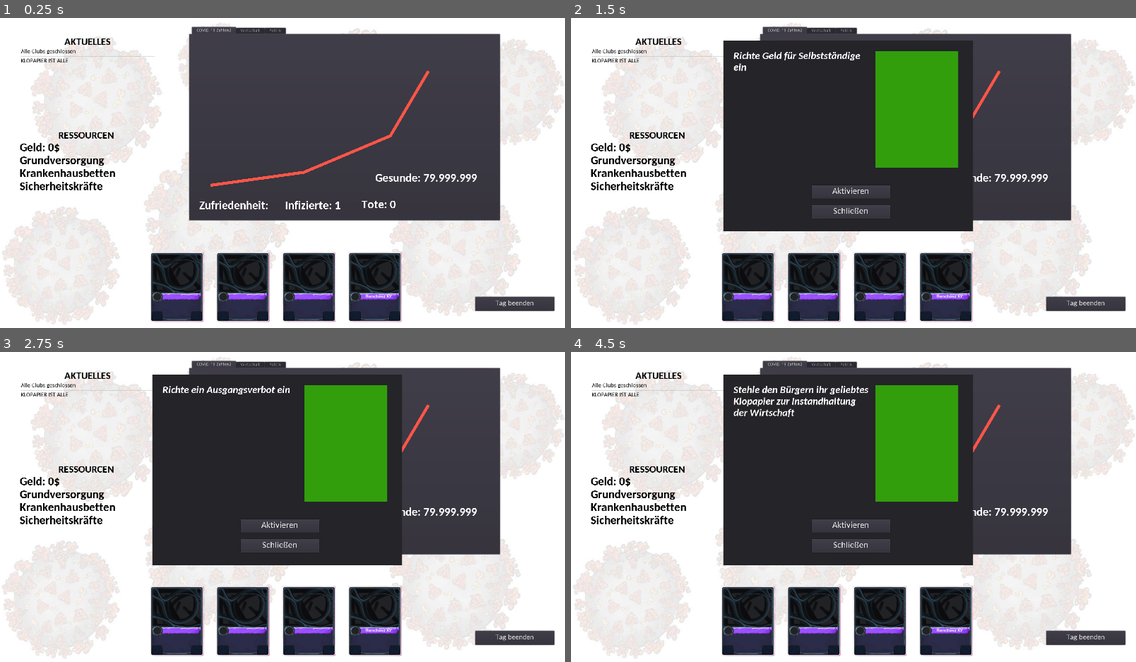
Above: before the commit, frames 1-4 (two rows, left to right).
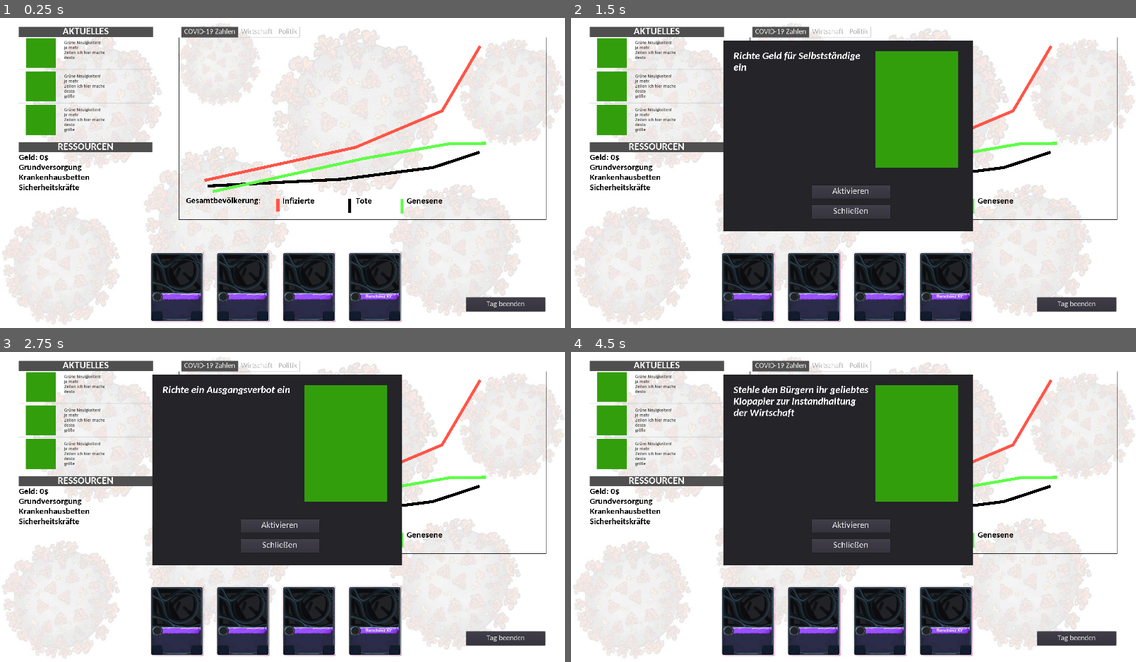
Above: after the commit, the same moments.

Repository: Cards-against-Corona/Cards-against-Corona
Game: Godot game, scene res://Scenes and Scripts/Game.tscn
The game is run twice, just before and just after one commit, with the same random seed, the same clock (stepped at 60 frames per second) and the same inputs.
Inputs (mouse positions are in pixels of both pictures, inside the frame that each line leads up to):
- Up to frame 1 (0.25 s): no input
- Up to frame 2 (1.5 s): click (746, 287) at 0.5 s; click (813, 287) at 1.25 s
- Up to frame 3 (2.75 s): click (310, 621) at 2 s
- Up to frame 4 (4.5 s): click "Handlung XY" at 2.75 s; click "Aktivieren" at 3.5 s; click (746, 621) at 4.25 s

The runs differ from the first frame. In frame 1, 38% of the frame differs, in the area x 3-99%, y 2-95%; in frame 2, 17%; in frame 3, 17%; in frame 4, 17%.

Commit message:
Styling and tests with elements

Diff:
--- a/Scenes and Scripts/Game.tscn
+++ b/Scenes and Scripts/Game.tscn
@@ -1,7 +1,8 @@
-[gd_scene load_steps=10 format=2]
+[gd_scene load_steps=17 format=2]
 
 [ext_resource path="res://Scenes and Scripts/Karten.tscn" type="PackedScene" id=1]
 [ext_resource path="res://Assets/Background_Viren.jpg" type="Texture" id=2]
+[ext_resource path="res://Assets/Green.png" type="Texture" id=3]
 [ext_resource path="res://Assets/Fonts/Carlito-Bold.ttf" type="DynamicFontData" id=6]
 [ext_resource path="res://Assets/Fonts/Carlito-Regular.ttf" type="DynamicFontData" id=7]
 [ext_resource path="res://Scenes and Scripts/Game.gd" type="Script" id=8]
@@ -10,20 +11,54 @@
 size = 25
 font_data = ExtResource( 7 )
 
+[sub_resource type="StyleBoxFlat" id=5]
+content_margin_left = 10.0
+content_margin_right = 10.0
+bg_color = Color( 0.313726, 0.313726, 0.313726, 1 )
+
+[sub_resource type="StyleBoxFlat" id=6]
+content_margin_left = 10.0
+content_margin_right = 10.0
+bg_color = Color( 0, 0, 0, 0 )
+border_width_left = 1
+border_width_top = 1
+border_width_right = 1
+border_width_bottom = 1
+
+[sub_resource type="StyleBoxFlat" id=7]
+bg_color = Color( 0.6, 0.6, 0.6, 0 )
+border_width_left = 1
+border_width_top = 1
+border_width_right = 1
+border_width_bottom = 1
+border_color = Color( 0, 0, 0, 1 )
+
+[sub_resource type="DynamicFont" id=8]
+size = 25
+font_data = ExtResource( 7 )
+
 [sub_resource type="DynamicFont" id=1]
-size = 40
+size = 29
 font_data = ExtResource( 6 )
+
+[sub_resource type="Theme" id=9]
+
+[sub_resource type="StyleBoxFlat" id=10]
+bg_color = Color( 0.313726, 0.313726, 0.313726, 1 )
 
 [sub_resource type="DynamicFont" id=3]
 size = 34
 font_data = ExtResource( 6 )
 
-[sub_resource type="DynamicFont" id=4]
-size = 20
-font_data = ExtResource( 7 )
+[sub_resource type="StyleBoxFlat" id=11]
+bg_color = Color( 0.313726, 0.313726, 0.313726, 1 )
 
 [node name="Game" type="Node2D"]
 script = ExtResource( 8 )
+__meta__ = {
+"_edit_horizontal_guides_": [ 56.0, 712.0, 1024.0 ],
+"_edit_vertical_guides_": [ 64.0, 1856.0 ]
+}
 
 [node name="Sprite" type="Sprite" parent="."]
 position = Vector2( -8.63391, -36.6941 )
@@ -41,10 +76,10 @@
 }
 
 [node name="Button" type="Button" parent="Control"]
-margin_left = 1615.19
-margin_top = 976.492
-margin_right = 1884.19
-margin_bottom = 1024.49
+margin_left = 1583.68
+margin_top = 978.038
+margin_right = 1852.68
+margin_bottom = 1026.04
 custom_fonts/font = SubResource( 2 )
 text = "Tag beenden"
 __meta__ = {
@@ -54,68 +89,101 @@
 [node name="TabContainer" type="TabContainer" parent="Control"]
 anchor_left = 0.00170248
 anchor_right = 0.00170248
-margin_left = 641.946
-margin_top = 59.1617
-margin_right = 1695.95
-margin_bottom = 715.162
+margin_left = 606.149
+margin_top = 58.0
+margin_right = 1854.15
+margin_bottom = 714.0
+custom_styles/tab_fg = SubResource( 5 )
+custom_styles/tab_bg = SubResource( 6 )
+custom_styles/panel = SubResource( 7 )
+custom_fonts/font = SubResource( 8 )
 tab_align = 0
 __meta__ = {
 "_edit_use_anchors_": false
 }
 
-[node name="COVID-19 Zahlen2" type="Control" parent="Control/TabContainer"]
+[node name="COVID-19 Zahlen" type="Control" parent="Control/TabContainer"]
 anchor_right = 1.0
 anchor_bottom = 1.0
-margin_left = 4.0
-margin_top = 32.0
-margin_right = -4.0
-margin_bottom = -4.0
-
-[node name="Line2D" type="Line2D" parent="Control/TabContainer/COVID-19 Zahlen2"]
-position = Vector2( 67.4633, 505.989 )
-points = PoolVector2Array( 0, 0, 316.836, -44.0809, 611.084, -168.072, 740.627, -388.296 )
+margin_left = 1.0
+margin_top = 37.0
+margin_right = -1.0
+margin_bottom = -1.0
+
+[node name="Line2D_infizierte" type="Line2D" parent="Control/TabContainer/COVID-19 Zahlen"]
+position = Vector2( 282.135, 417.159 )
+points = PoolVector2Array( -196.475, 68.3441, 316.836, -44.0809, 611.084, -168.072, 740.627, -388.296 )
 default_color = Color( 1, 0.337255, 0.286275, 1 )
 
-[node name="Ansehen" type="Label" parent="Control/TabContainer/COVID-19 Zahlen2"]
-margin_left = 28.7339
-margin_top = 556.565
-margin_right = 501.734
-margin_bottom = 596.565
-custom_fonts/font = SubResource( 1 )
-text = "Zufriedenheit:"
-__meta__ = {
-"_edit_use_anchors_": false
-}
-
-[node name="Ansehen2" type="Label" parent="Control/TabContainer/COVID-19 Zahlen2"]
-margin_left = 320.128
-margin_top = 557.396
-margin_right = 793.128
-margin_bottom = 597.396
-custom_fonts/font = SubResource( 1 )
-text = "Infizierte: 1"
-__meta__ = {
-"_edit_use_anchors_": false
-}
-
-[node name="Ansehen3" type="Label" parent="Control/TabContainer/COVID-19 Zahlen2"]
-margin_left = 581.302
-margin_top = 553.91
-margin_right = 1054.3
-margin_bottom = 593.91
-custom_fonts/font = SubResource( 1 )
-text = "Tote: 0"
-__meta__ = {
-"_edit_use_anchors_": false
-}
-
-[node name="Ansehen4" type="Label" parent="Control/TabContainer/COVID-19 Zahlen2"]
-margin_left = 626.631
-margin_top = 464.084
-margin_right = 1099.63
-margin_bottom = 504.084
-custom_fonts/font = SubResource( 1 )
-text = "Gesunde: 79.999.999"
+[node name="Legende_infizierte" type="Line2D" parent="Control/TabContainer/COVID-19 Zahlen"]
+position = Vector2( 530.335, 510.234 )
+points = PoolVector2Array( -194.99, 81.0343, -194.99, 37.821 )
+default_color = Color( 1, 0.337255, 0.286275, 1 )
+
+[node name="Line2D_Tote" type="Line2D" parent="Control/TabContainer/COVID-19 Zahlen"]
+position = Vector2( 293.018, 436.204 )
+points = PoolVector2Array( -196.475, 68.3441, 259.684, 45.264, 569.086, 5.59723, 727.753, -46.7631 )
+default_color = Color( 0, 0, 0, 1 )
+
+[node name="Legende_Tote2" type="Line2D" parent="Control/TabContainer/COVID-19 Zahlen"]
+position = Vector2( 775.013, 512.659 )
+points = PoolVector2Array( -195.9, 83.0417, -195.9, 34.2882 )
+default_color = Color( 0, 0, 0, 1 )
+
+[node name="Line2D_Genesene" type="Line2D" parent="Control/TabContainer/COVID-19 Zahlen"]
+position = Vector2( 309.343, 455.25 )
+points = PoolVector2Array( -196.475, 68.3441, 316.836, -44.0809, 608.295, -94.3685, 733.642, -95.9551 )
+default_color = Color( 0.376471, 1, 0.286275, 1 )
+
+[node name="Legende_Genesene2" type="Line2D" parent="Control/TabContainer/COVID-19 Zahlen"]
+position = Vector2( 954.219, 509.543 )
+points = PoolVector2Array( -196.475, 88.3733, -196.712, 38.5117 )
+default_color = Color( 0.376471, 1, 0.286275, 1 )
+
+[node name="Ansehen" type="Label" parent="Control/TabContainer/COVID-19 Zahlen"]
+margin_left = 23.0
+margin_top = 541.0
+margin_right = 279.0
+margin_bottom = 581.0
+custom_fonts/font = SubResource( 1 )
+custom_colors/font_color = Color( 0, 0, 0, 1 )
+text = "Gesamtbevölkerung:"
+__meta__ = {
+"_edit_use_anchors_": false
+}
+
+[node name="Ansehen2" type="Label" parent="Control/TabContainer/COVID-19 Zahlen"]
+margin_left = 351.0
+margin_top = 542.0
+margin_right = 462.0
+margin_bottom = 582.0
+custom_fonts/font = SubResource( 1 )
+custom_colors/font_color = Color( 0, 0, 0, 1 )
+text = "Infizierte"
+__meta__ = {
+"_edit_use_anchors_": false
+}
+
+[node name="Ansehen3" type="Label" parent="Control/TabContainer/COVID-19 Zahlen"]
+margin_left = 600.0
+margin_top = 542.0
+margin_right = 671.0
+margin_bottom = 582.0
+custom_fonts/font = SubResource( 1 )
+custom_colors/font_color = Color( 0, 0, 0, 1 )
+text = "Tote"
+__meta__ = {
+"_edit_use_anchors_": false
+}
+
+[node name="Ansehen4" type="Label" parent="Control/TabContainer/COVID-19 Zahlen"]
+margin_left = 773.0
+margin_top = 542.0
+margin_right = 897.0
+margin_bottom = 582.0
+custom_fonts/font = SubResource( 1 )
+custom_colors/font_color = Color( 0, 0, 0, 1 )
+text = "Genesene"
 __meta__ = {
 "_edit_use_anchors_": false
 }
@@ -139,7 +207,7 @@
 anchor_right = 1.0
 anchor_bottom = 1.0
 margin_left = 4.0
-margin_top = 24.0
+margin_top = 32.0
 margin_right = -4.0
 margin_bottom = -4.0
 
@@ -149,53 +217,141 @@
 default_color = Color( 0.309804, 1, 0.286275, 1 )
 
 [node name="VBoxContainer" type="VBoxContainer" parent="Control"]
-margin_left = 71.1405
-margin_top = 94.2285
-margin_right = 525.141
-margin_bottom = 335.228
+margin_left = 64.0
+margin_top = 58.0
+margin_right = 520.0
+margin_bottom = 426.0
+theme = SubResource( 9 )
 __meta__ = {
 "_edit_use_anchors_": false
 }
 
 [node name="Label2" type="Label" parent="Control/VBoxContainer"]
-margin_right = 454.0
+margin_right = 456.0
 margin_bottom = 35.0
+custom_styles/normal = SubResource( 10 )
 custom_fonts/font = SubResource( 3 )
-custom_colors/font_color = Color( 0, 0, 0, 1 )
+custom_colors/font_color = Color( 1, 1, 1, 1 )
 text = "Aktuelles"
 align = 1
 uppercase = true
 
-[node name="VBoxContainer" type="VBoxContainer" parent="Control/VBoxContainer"]
+[node name="HBoxContainer" type="HBoxContainer" parent="Control/VBoxContainer"]
 margin_top = 39.0
-margin_right = 454.0
-margin_bottom = 91.0
-
-[node name="Label2" type="Label" parent="Control/VBoxContainer/VBoxContainer"]
-margin_right = 454.0
-margin_bottom = 20.0
-custom_fonts/font = SubResource( 4 )
-custom_colors/font_color = Color( 0, 0, 0, 1 )
-text = "Alle Clubs geschlossen"
-
-[node name="HSeparator" type="HSeparator" parent="Control/VBoxContainer/VBoxContainer"]
-margin_top = 24.0
-margin_right = 454.0
-margin_bottom = 28.0
-
-[node name="Label" type="Label" parent="Control/VBoxContainer/VBoxContainer"]
-margin_top = 32.0
-margin_right = 454.0
-margin_bottom = 52.0
-custom_fonts/font = SubResource( 4 )
-custom_colors/font_color = Color( 0, 0, 0, 1 )
-text = "KLOPAPIER IST ALLE"
+margin_right = 456.0
+margin_bottom = 143.0
+size_flags_vertical = 3
+
+[node name="TextureRect" type="TextureRect" parent="Control/VBoxContainer/HBoxContainer"]
+margin_right = 150.0
+margin_bottom = 104.0
+size_flags_horizontal = 3
+texture = ExtResource( 3 )
+expand = true
+stretch_mode = 6
+
+[node name="Label" type="Label" parent="Control/VBoxContainer/HBoxContainer"]
+margin_left = 154.0
+margin_right = 456.0
+margin_bottom = 104.0
+size_flags_horizontal = 3
+size_flags_vertical = 3
+size_flags_stretch_ratio = 2.0
+custom_colors/font_color = Color( 0, 0, 0, 1 )
+text = "Grüne Neuigkeiten!
+Je mehr
+Zeilen ich hier mache
+desto
+"
+valign = 1
+
+[node name="HSeparator" type="HSeparator" parent="Control/VBoxContainer"]
+margin_top = 147.0
+margin_right = 456.0
+margin_bottom = 151.0
+__meta__ = {
+"_edit_use_anchors_": false
+}
+
+[node name="HBoxContainer2" type="HBoxContainer" parent="Control/VBoxContainer"]
+margin_top = 155.0
+margin_right = 456.0
+margin_bottom = 259.0
+size_flags_vertical = 3
+__meta__ = {
+"_edit_use_anchors_": false
+}
+
+[node name="TextureRect" type="TextureRect" parent="Control/VBoxContainer/HBoxContainer2"]
+margin_right = 150.0
+margin_bottom = 104.0
+size_flags_horizontal = 3
+size_flags_vertical = 3
+texture = ExtResource( 3 )
+expand = true
+stretch_mode = 6
+
+[node name="Label" type="Label" parent="Control/VBoxContainer/HBoxContainer2"]
+margin_left = 154.0
+margin_right = 456.0
+margin_bottom = 104.0
+size_flags_horizontal = 3
+size_flags_vertical = 3
+size_flags_stretch_ratio = 2.0
+custom_colors/font_color = Color( 0, 0, 0, 1 )
+text = "Grüne Neuigkeiten!
+Je mehr
+Zeilen ich hier mache
+desto
+größe"
+valign = 1
+
+[node name="HSeparator2" type="HSeparator" parent="Control/VBoxContainer"]
+margin_top = 263.0
+margin_right = 456.0
+margin_bottom = 267.0
+__meta__ = {
+"_edit_use_anchors_": false
+}
+
+[node name="HBoxContainer3" type="HBoxContainer" parent="Control/VBoxContainer"]
+margin_top = 271.0
+margin_right = 456.0
+margin_bottom = 376.0
+size_flags_vertical = 3
+__meta__ = {
+"_edit_use_anchors_": false
+}
+
+[node name="TextureRect" type="TextureRect" parent="Control/VBoxContainer/HBoxContainer3"]
+margin_right = 150.0
+margin_bottom = 105.0
+size_flags_horizontal = 3
+size_flags_vertical = 3
+texture = ExtResource( 3 )
+expand = true
+stretch_mode = 6
+
+[node name="Label" type="Label" parent="Control/VBoxContainer/HBoxContainer3"]
+margin_left = 154.0
+margin_right = 456.0
+margin_bottom = 105.0
+size_flags_horizontal = 3
+size_flags_vertical = 3
+size_flags_stretch_ratio = 2.0
+custom_colors/font_color = Color( 0, 0, 0, 1 )
+text = "Grüne Neuigkeiten!
+Je mehr
+Zeilen ich hier mache
+desto
+größe"
+valign = 1
 
 [node name="VBoxContainer2" type="VBoxContainer" parent="Control"]
-margin_left = 67.1052
-margin_top = 412.14
-margin_right = 520.105
-margin_bottom = 677.14
+margin_left = 63.6827
+margin_top = 450.038
+margin_right = 516.683
+margin_bottom = 715.038
 __meta__ = {
 "_edit_use_anchors_": false
 }
@@ -203,8 +359,9 @@
 [node name="Label" type="Label" parent="Control/VBoxContainer2"]
 margin_right = 453.0
 margin_bottom = 35.0
+custom_styles/normal = SubResource( 11 )
 custom_fonts/font = SubResource( 3 )
-custom_colors/font_color = Color( 0, 0, 0, 1 )
+custom_colors/font_color = Color( 1, 1, 1, 1 )
 text = "Ressourcen"
 align = 1
 uppercase = true
@@ -212,14 +369,14 @@
 [node name="VBoxContainer3" type="VBoxContainer" parent="Control/VBoxContainer2"]
 margin_top = 39.0
 margin_right = 453.0
-margin_bottom = 211.0
+margin_bottom = 171.0
 __meta__ = {
 "_edit_use_anchors_": false
 }
 
 [node name="Geld" type="Label" parent="Control/VBoxContainer2/VBoxContainer3"]
 margin_right = 453.0
-margin_bottom = 40.0
+margin_bottom = 30.0
 rect_pivot_offset = Vector2( 72.5416, 25.5003 )
 custom_fonts/font = SubResource( 1 )
 custom_colors/font_color = Color( 0, 0, 0, 1 )
@@ -229,9 +386,9 @@
 }
 
 [node name="Geld2" type="Label" parent="Control/VBoxContainer2/VBoxContainer3"]
-margin_top = 44.0
-margin_right = 453.0
-margin_bottom = 84.0
+margin_top = 34.0
+margin_right = 453.0
+margin_bottom = 64.0
 rect_pivot_offset = Vector2( 72.5416, 25.5003 )
 custom_fonts/font = SubResource( 1 )
 custom_colors/font_color = Color( 0, 0, 0, 1 )
@@ -241,9 +398,9 @@
 }
 
 [node name="Geld3" type="Label" parent="Control/VBoxContainer2/VBoxContainer3"]
-margin_top = 88.0
-margin_right = 453.0
-margin_bottom = 128.0
+margin_top = 68.0
+margin_right = 453.0
+margin_bottom = 98.0
 rect_pivot_offset = Vector2( 72.5416, 25.5003 )
 custom_fonts/font = SubResource( 1 )
 custom_colors/font_color = Color( 0, 0, 0, 1 )
@@ -253,9 +410,9 @@
 }
 
 [node name="Geld4" type="Label" parent="Control/VBoxContainer2/VBoxContainer3"]
-margin_top = 132.0
-margin_right = 453.0
-margin_bottom = 172.0
+margin_top = 102.0
+margin_right = 453.0
+margin_bottom = 132.0
 rect_pivot_offset = Vector2( 72.5416, 25.5003 )
 custom_fonts/font = SubResource( 1 )
 custom_colors/font_color = Color( 0, 0, 0, 1 )
